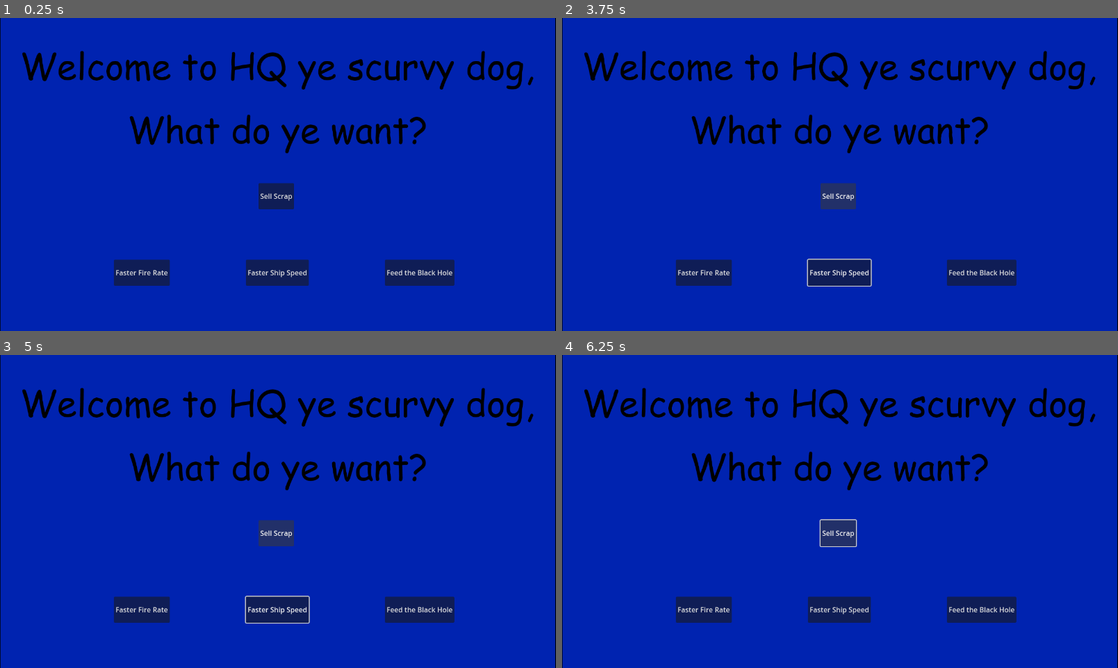
Above: before the commit, frames 1-4 (two rows, left to right).
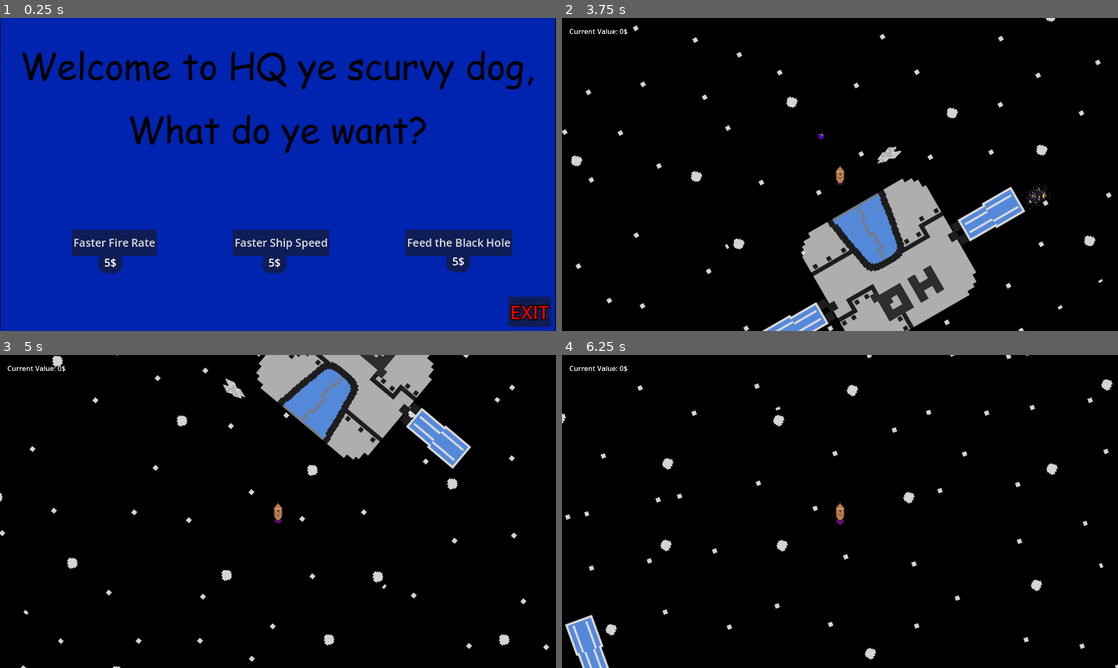
Above: after the commit, the same moments.

Repository: CarterHorton/starrrboard-HO
Game: Godot game, scene res://scenes/shop.tscn
The game is run twice, just before and just after one commit, with the same random seed, the same clock (stepped at 60 frames per second) and the same inputs. This scene is started directly instead of the project's main scene.
Inputs (mouse positions are in pixels of both pictures, inside the frame that each line leads up to):
- Up to frame 1 (0.25 s): no input
- Up to frame 2 (3.75 s): click "Faster Fire Rate" at 0.5 s; click "Faster Ship Speed" at 1.25 s; click "Feed the Black Hole" at 2 s; click (840, 196) at 2.75 s, where only the run before the commit has a clickable "Sell Scrap"; tap Enter at 3.5 s; hold Right (rotate_right) from 3.53 s (still down); hold Space (shoot) from 3.53 s (still down)
- Up to frame 3 (5 s): release Right (rotate_right) at 4.28 s; release Space (shoot) at 4.28 s; hold Down (move_backward) from 4.28 s (still down); tap Space (shoot) at 4.35 s
- Up to frame 4 (6.25 s): release Down (move_backward) at 5.03 s; hold Right (rotate_right) 5.03-5.78 s; hold Space (shoot) 5.03-5.78 s; hold Up (move_forward) from 5.78 s (still down); tap Space (shoot) at 5.85 s

The runs differ from the first frame. In frame 1, 8.7% of the frame differs, in the area x 12-100%, y 52-99%; in frame 2, 97%; in frame 3, 97%, in the area x 0-100%, y 0-100%; in frame 4, 97%.
Error after the commit: Invalid access to property or key 'score' on a base object of type 'null instance'. (res://scripts/shop.gd:14)

Commit message:
fixing shop wip

Diff:
--- a/starrrboard,-ho!/project.godot
+++ b/starrrboard,-ho!/project.godot
@@ -58,8 +58,8 @@
 
 [layer_names]
 
-2d_physics/layer_1="BackgroundFar"
-2d_physics/layer_2="BackgroundClose"
+2d_physics/layer_1="Background"
+2d_physics/layer_2="HQ"
 2d_physics/layer_3="Scraps"
 2d_physics/layer_4="Asteroids"
 2d_physics/layer_5="laser"
--- a/starrrboard,-ho!/scenes/game.tscn
+++ b/starrrboard,-ho!/scenes/game.tscn
@@ -29,6 +29,8 @@
 texture = ExtResource("3_gee14")
 
 [node name="player" parent="." instance=ExtResource("1_uwrxv")]
+position = Vector2(-642, -110)
+rotation = 3.1415927
 
 [node name="Label" type="Label" parent="player"]
 offset_left = -623.0
@@ -40,39 +42,39 @@
 [node name="Scraps" type="Node2D" parent="."]
 
 [node name="Scrap" parent="Scraps" instance=ExtResource("3_lnu2h")]
-position = Vector2(121, 233)
+position = Vector2(-419, -243)
 custom_Texture = ExtResource("4_iywne")
 
 [node name="Scrap2" parent="Scraps" instance=ExtResource("3_lnu2h")]
-position = Vector2(-55, 159)
+position = Vector2(-414, -240)
 scrapValue = 5
 custom_Texture = ExtResource("5_p57ef")
 
 [node name="Scrap3" parent="Scraps" instance=ExtResource("3_lnu2h")]
-position = Vector2(49, -99)
+position = Vector2(-414, -236)
 custom_Texture = ExtResource("4_iywne")
 
 [node name="Scrap4" parent="Scraps" instance=ExtResource("3_lnu2h")]
-position = Vector2(96, -10)
+position = Vector2(-421, -241)
 scrapValue = 3
 custom_Texture = ExtResource("5_iywne")
 
 [node name="Scrap5" parent="Scraps" instance=ExtResource("3_lnu2h")]
-position = Vector2(-61, -147)
+position = Vector2(-411, -234)
 custom_Texture = ExtResource("4_iywne")
 
 [node name="Scrap6" parent="Scraps" instance=ExtResource("3_lnu2h")]
-position = Vector2(-204, 17)
+position = Vector2(-413, -234)
 scrapValue = 5
 custom_Texture = ExtResource("5_p57ef")
 
 [node name="Scrap7" parent="Scraps" instance=ExtResource("3_lnu2h")]
-position = Vector2(182, 90)
+position = Vector2(-417, -239)
 scrapValue = 3
 custom_Texture = ExtResource("5_iywne")
 
 [node name="Scrap8" parent="Scraps" instance=ExtResource("3_lnu2h")]
-position = Vector2(-230, -93)
+position = Vector2(-413, -236)
 scrapValue = 5
 custom_Texture = ExtResource("5_p57ef")
 
--- a/starrrboard,-ho!/scenes/game_manager.gd
+++ b/starrrboard,-ho!/scenes/game_manager.gd
@@ -1,8 +1,10 @@
 extends Node
 
-@onready var label: Label = $"../player/Label"
-var score:int = 0;
+#establish variables
+@onready var label: Label = $"../player/Label"			#access to the label node
+var score:int = 0;										#the current score
 
+#this adds points to score, then updates the label
 func addPoint(points):
 	score += points
 	label.text= "Current Value: " + str(score) +"$"
--- a/starrrboard,-ho!/scenes/hub.tscn
+++ b/starrrboard,-ho!/scenes/hub.tscn
@@ -1,11 +1,15 @@
-[gd_scene load_steps=3 format=3 uid="uid://vreyqjrywpio"]
+[gd_scene load_steps=4 format=3 uid="uid://vreyqjrywpio"]
 
+[ext_resource type="Script" uid="uid://bk0nqrcgn5k7g" path="res://scripts/hub.gd" id="1_d1od2"]
 [ext_resource type="Texture2D" uid="uid://cogq60kpwjbvg" path="res://assets/pictures/MainHub.png" id="1_qssp3"]
 
 [sub_resource type="ConvexPolygonShape2D" id="ConvexPolygonShape2D_d1od2"]
 points = PackedVector2Array(344, 5, 343, -59, 176, -57, 173, -162, -160, -163, -154, -48, -315, -51, -319, 4, -155, 0, -156, 149, 174, 148, 175, -1)
 
 [node name="hub" type="Area2D"]
+collision_layer = 2
+collision_mask = 128
+script = ExtResource("1_d1od2")
 
 [node name="Sprite2D" type="Sprite2D" parent="."]
 position = Vector2(0, -68)
@@ -13,3 +17,5 @@
 
 [node name="CollisionShape2D" type="CollisionShape2D" parent="."]
 shape = SubResource("ConvexPolygonShape2D_d1od2")
+
+[connection signal="body_entered" from="." to="." method="_on_body_entered"]
--- a/starrrboard,-ho!/scenes/player.tscn
+++ b/starrrboard,-ho!/scenes/player.tscn
@@ -56,7 +56,7 @@
 [node name="player" type="CharacterBody2D" groups=["player"]]
 z_index = 20
 collision_layer = 128
-collision_mask = 9
+collision_mask = 11
 script = ExtResource("1_g2els")
 
 [node name="Sprite2D" type="Sprite2D" parent="."]
--- a/starrrboard,-ho!/scenes/shop.tscn
+++ b/starrrboard,-ho!/scenes/shop.tscn
@@ -21,52 +21,81 @@
 
 [node name="HBoxContainer" type="HBoxContainer" parent="."]
 layout_mode = 0
-offset_left = 262.0
-offset_top = 556.0
-offset_right = 1046.0
-offset_bottom = 616.0
+offset_left = 165.0
+offset_top = 487.0
+offset_right = 1179.0
+offset_bottom = 547.0
 theme_override_constants/separation = 175
 
-[node name="Button" type="Button" parent="HBoxContainer"]
+[node name="fire" type="Button" parent="HBoxContainer"]
 layout_mode = 2
+theme_override_font_sizes/font_size = 25
 text = "Faster Fire Rate"
 
-[node name="Button2" type="Button" parent="HBoxContainer"]
+[node name="ship" type="Button" parent="HBoxContainer"]
 layout_mode = 2
+theme_override_font_sizes/font_size = 25
 text = "Faster Ship Speed"
 
-[node name="Button3" type="Button" parent="HBoxContainer"]
+[node name="blackhole" type="Button" parent="HBoxContainer"]
 layout_mode = 2
+theme_override_font_sizes/font_size = 25
 text = "Feed the Black Hole"
 
 [node name="HBoxContainer2" type="HBoxContainer" parent="."]
 layout_mode = 0
-offset_left = 595.0
-offset_top = 380.0
-offset_right = 740.0
-offset_bottom = 440.0
+offset_left = 1170.0
+offset_top = 641.0
+offset_right = 1287.0
+offset_bottom = 710.0
 theme_override_constants/separation = 175
 
-[node name="Button2" type="Button" parent="HBoxContainer2"]
+[node name="exit" type="Button" parent="HBoxContainer2"]
 layout_mode = 2
-text = "Sell Scrap"
+theme_override_colors/font_color = Color(0.88, 0, 0, 1)
+theme_override_colors/font_focus_color = Color(0.95, 0, 0, 1)
+theme_override_colors/font_pressed_color = Color(1, 0, 0, 1)
+theme_override_colors/font_hover_color = Color(0.95, 0, 0, 1)
+theme_override_colors/font_hover_pressed_color = Color(1, 0, 0, 1)
+theme_override_colors/font_disabled_color = Color(0.88, 0, 0, 0.5019608)
+theme_override_constants/outline_size = 9
+theme_override_font_sizes/font_size = 44
+text = "EXIT"
 
 [node name="Node" type="Node" parent="."]
 
-[node name="scrap" type="Label" parent="Node"]
-offset_left = 602.0
-offset_top = 447.0
-offset_right = 662.0
-offset_bottom = 470.0
-
 [node name="fire" type="Label" parent="Node"]
-offset_right = 40.0
-offset_bottom = 23.0
+offset_left = 240.0
+offset_top = 545.0
+offset_right = 280.0
+offset_bottom = 580.0
+theme_override_colors/font_outline_color = Color(0.05882353, 0.11372549, 0.33333334, 1)
+theme_override_constants/outline_size = 60
+theme_override_font_sizes/font_size = 25
+text = "5$"
 
 [node name="ship" type="Label" parent="Node"]
-offset_right = 40.0
-offset_bottom = 23.0
+offset_left = 618.0
+offset_top = 545.0
+offset_right = 658.0
+offset_bottom = 580.0
+theme_override_colors/font_outline_color = Color(0.05882353, 0.11372549, 0.33333334, 1)
+theme_override_constants/outline_size = 60
+theme_override_font_sizes/font_size = 25
+text = "5$"
 
-[node name="blackhole" type="Label" parent="Node"]
-offset_right = 40.0
-offset_bottom = 23.0
+[node name="blackhole2" type="Label" parent="Node"]
+offset_left = 1041.0
+offset_top = 542.0
+offset_right = 1081.0
+offset_bottom = 577.0
+theme_override_colors/font_outline_color = Color(0.05882353, 0.11372549, 0.33333334, 1)
+theme_override_constants/outline_size = 60
+theme_override_font_sizes/font_size = 25
+text = "5$"
+
+[connection signal="pressed" from="HBoxContainer/fire" to="." method="_on_fire_pressed"]
+[connection signal="pressed" from="HBoxContainer/ship" to="." method="_on_ship_pressed"]
+[connection signal="pressed" from="HBoxContainer/blackhole" to="." method="_on_blackhole_pressed"]
+[connection signal="pressed" from="HBoxContainer2/exit" to="." method="_on_exit_pressed"]
+[connection signal="pressed" from="HBoxContainer2/exit" to="." method="_on_button_2_pressed"]
--- a/starrrboard,-ho!/scripts/game.gd
+++ b/starrrboard,-ho!/scripts/game.gd
@@ -1,10 +1,13 @@
 extends Node2D
 
-@onready var lasers = $lasers
-@onready var player = $player
+#Establish variables
+@onready var lasers = $lasers    #points to lasers node
+@onready var player = $player	 #points to player node
 
+#this function is to create the cannon that is shot
 func _ready() -> void:
 	player.connect("laser_shot", _on_player_laser_shot)
 
+#this adds the laser into the lasers node as a child node
 func _on_player_laser_shot(laser):
 	lasers.add_child(laser)
--- /dev/null
+++ b/starrrboard,-ho!/scripts/hub.gd
@@ -0,0 +1,4 @@
+extends Area2D
+#this is used to pull up the shop menu whenever you run into the hub
+func _on_body_entered(_body: Node2D) -> void:
+	get_tree().change_scene_to_file("res://scenes/shop.tscn")
--- a/starrrboard,-ho!/scripts/laser.gd
+++ b/starrrboard,-ho!/scripts/laser.gd
@@ -1,16 +1,20 @@
 extends Area2D
 
-@export var speed := 500.0
-var movement_vector := Vector2(0,-1)
-@onready var animation_player: AnimationPlayer = $AnimationPlayer
+#variables
+@export var speed := 500.0												#sets base speed
+var movement_vector := Vector2(0,-1)									#sets movement_vector
+@onready var animation_player: AnimationPlayer = $AnimationPlayer		#access to the AnimationPlayer node
 
+#this function sets the position of the laser
 func _physics_process(delta: float) -> void:
 	global_position += movement_vector.rotated(rotation)* speed * delta
 
+#this function waits until the audio plays, then deletes the instance of the node
 func _on_visible_on_screen_notifier_2d_screen_exited():
-	await get_tree().create_timer(1.5).timeout
+	await get_tree().create_timer(1.5-animation_player.current_animation_length).timeout
 	queue_free()
 
 
+#this function plays the audio as soon as it appears on the canvas
 func _on_visible_on_screen_notifier_2d_screen_entered() -> void:
 	animation_player.play("shoot")
--- a/starrrboard,-ho!/scripts/player.gd
+++ b/starrrboard,-ho!/scripts/player.gd
@@ -1,18 +1,21 @@
 extends CharacterBody2D
 
-signal laser_shot(laser)
+#establish variables
+signal laser_shot(laser)													#signal that gets sent whenever the laser shoots
+@export var acceleration := 10												#acceleration constant
+@export var rotation_speed :=200											#max rotation speed constant
+@onready var camera_2d: Camera2D = $Camera2D								#access to camera node
+@onready var gun = $gun														#access to gun node
+@onready var thruster: AnimatedSprite2D = $Sprite2D/AnimatedSprite2D		#access to thruster node
+var laser_scene = preload("res://scenes/laser.tscn")						#preloads the laser to get fired
+var shoot_cd = false														#a boolean for if the cannon can get fired again
 
-@export var acceleration := 10
-@export var max_speed := 350
-@export var rotation_speed :=200
-@onready var camera_2d: Camera2D = $Camera2D
-@onready var gun = $gun
-@onready var thruster: AnimatedSprite2D = $Sprite2D/AnimatedSprite2D
+#establish changeable variables
+var cannonTimer = 1															#timer to switch the boolean
+@export var max_speed := 350												#max speed constant
 
-var laser_scene = preload("res://scenes/laser.tscn")
-var shoot_cd = false
-
-func _process(delta):
+#this function is how the actual cannonball if fired
+func _process(_delta):
 	if Input.is_action_pressed("shoot"):
 		if !shoot_cd:
 			shoot_cd=true
@@ -20,16 +23,21 @@
 			await get_tree().create_timer(1).timeout
 			shoot_cd=false
 
+#this is how the ship moves
 func _physics_process(delta: float) -> void:
-
+	#get input direction
 	var input_vector := Vector2(0,Input.get_axis("move_forward","move_backward"))
+	#apply it
 	velocity += input_vector.rotated(rotation)*acceleration
 	velocity = velocity.limit_length(max_speed)
+
+	#used to play animation
 	if velocity:
 		thruster.speed_scale = velocity.length()/400
 		thruster.play("thrusting")
 	else:
 		thruster.play("idle")
+	#rotation for the camera
 	if Input.is_action_pressed("rotate_right"):
 		rotate(deg_to_rad(rotation_speed*delta))
 	if Input.is_action_pressed("rotate_left"):
@@ -39,7 +47,7 @@
 
 
 	move_and_slide()
-
+#the call to shoot the laser
 func shoot_laser():
 	var l = laser_scene.instantiate()
 	l.global_position = gun.global_position
--- a/starrrboard,-ho!/scripts/shop.gd
+++ b/starrrboard,-ho!/scripts/shop.gd
@@ -1 +1,33 @@
 extends Control
+
+#establish variables
+@onready var player: CharacterBody2D = $player		#makes access to player node
+@onready var game_manager: Node = %GameManager
+var fireAdd = 3
+var fireBase = 5
+var speedAdd = 3
+var speedBase = 5
+var blackHoleAdd=3
+var blackHoleBase=5
+
+func _on_fire_pressed() -> void:
+	if game_manager.score <= fireAdd:
+		game_manager.score-=fireBase
+		fireBase+=fireAdd
+		fireAdd+=fireAdd
+		player.cannonTimer-=0.1
+		$Node/fire.text = str(fireBase)+"$"
+	else:
+		pass
+
+
+func _on_ship_pressed() -> void:
+	pass # Replace with function body.
+
+
+func _on_blackhole_pressed() -> void:
+	pass # Replace with function body.
+
+
+func _on_exit_pressed() -> void:
+	get_tree().change_scene_to_file("res://scenes/game.tscn")
Renamed: starrrboard,-ho!/EnemyShip.png -> starrrboard,-ho!/assets/pictures/EnemyShip.png
Not shown, changed: starrrboard,-ho!/assets/pictures/EnemyShip.png.import
Renamed: starrrboard,-ho!/EnemyThruster_SpriteSheet.png -> starrrboard,-ho!/assets/pictures/EnemyThruster_SpriteSheet.png
Not shown, changed: starrrboard,-ho!/assets/pictures/EnemyThruster_SpriteSheet.png.import
Not shown, added: starrrboard,-ho!/scripts/hub.gd.uid
